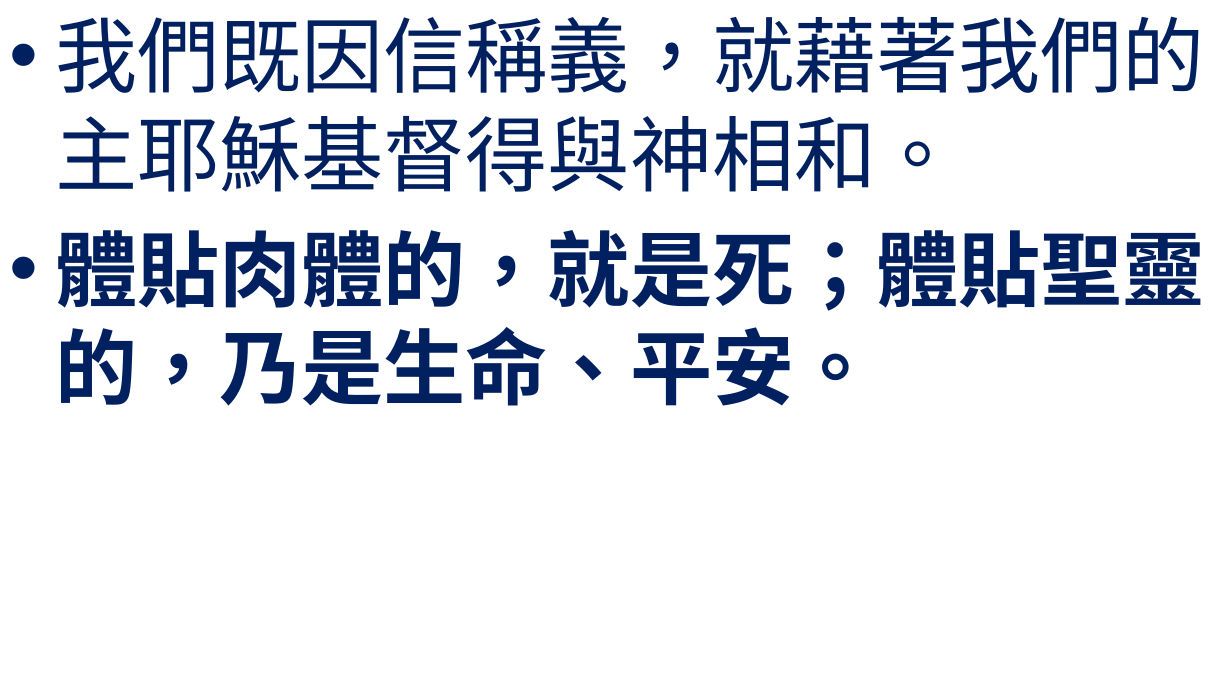
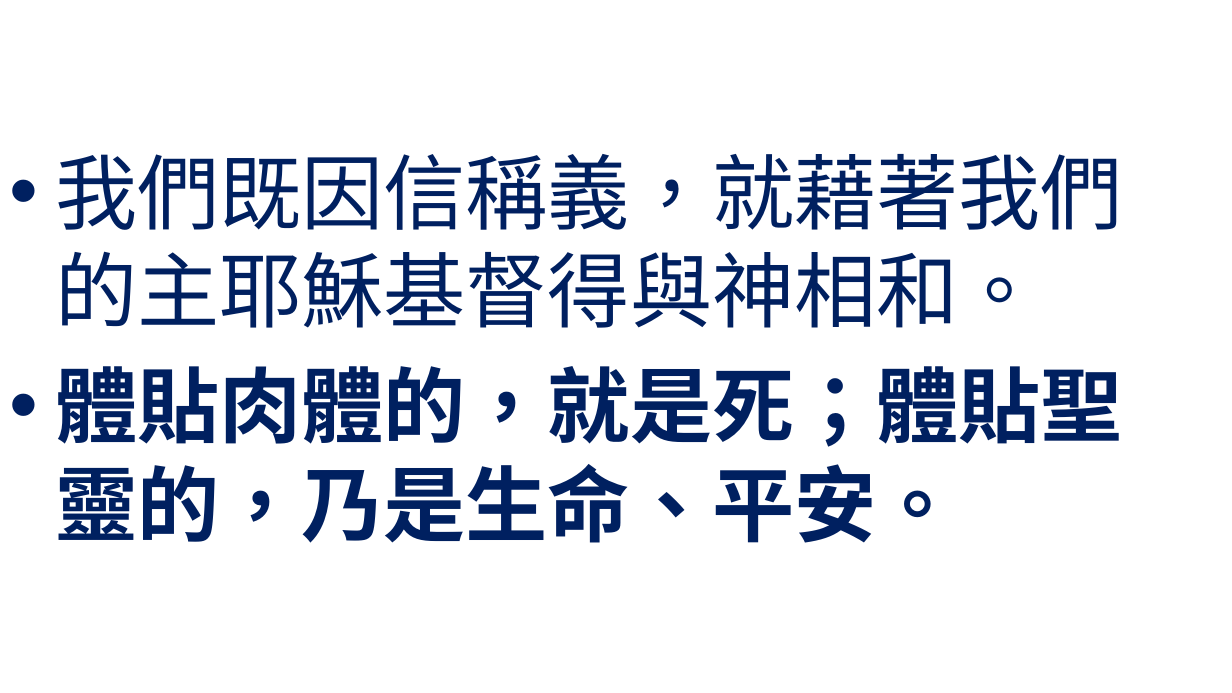
Before and after one commit to batisuoc/worship-resources, a slide deck: slide 2 of 71心靈平安.pptx. Drawn at 1232x693 pixels with LibreOffice and Linux fonts; fonts in the diff are those of the drawing; background and template pictures are left out. Boxes give left, top, right and bottom in pixels: in the first picture for what was removed or moved away, otherwise in the second. Text is boxed around its words. In the diff, an @@ line names an element or a change of style, - is before the commit and + after.

```diff
--- a/71心靈平安.pptx
+++ b/71心靈平安.pptx
@@ text "我們既因信稱義，就藉著我們的主耶穌基督得與神相和。" at box(55, 154, 1122, 543): vertical alignment top to middle @@
```
Also in this commit, not shown: 3 other slides changed.
